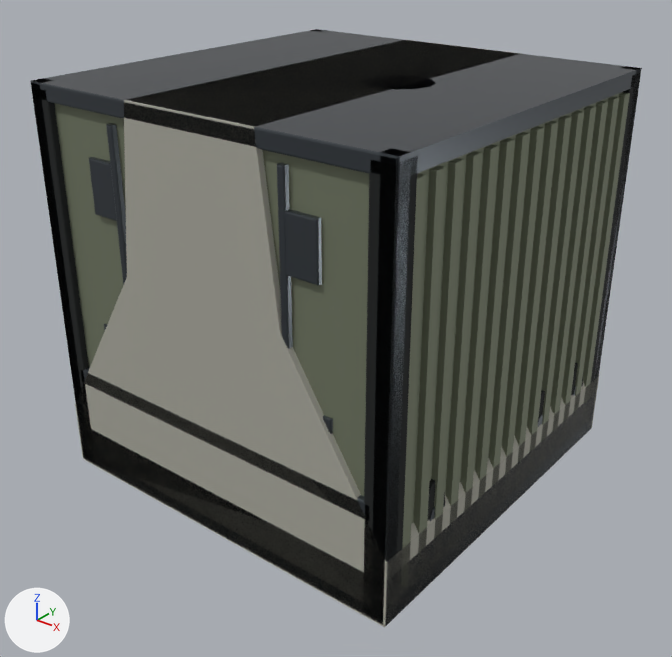
Before and after pictures for a commit that changed the glTF model apps/web/public/models/production/modular-kit.glb.
Rendered twice from a 50 mm camera at (1.345, -1.718, 0.908) aimed at (0.018, -0.06, -0.12). The axes (+X, +Y, +Z) are drawn at lower left. The lights are the same throughout. The older version comes first. Where no turn or scale is listed for an object, it has been applied to the vertices. Vertices at exactly the same position are counted once.

The first picture shows 'alloy.001', 'concrete', 'edge', 'edge.001', 'edge.002', 'edge.003', 'paint', 'rubber', 'rubber.001'.
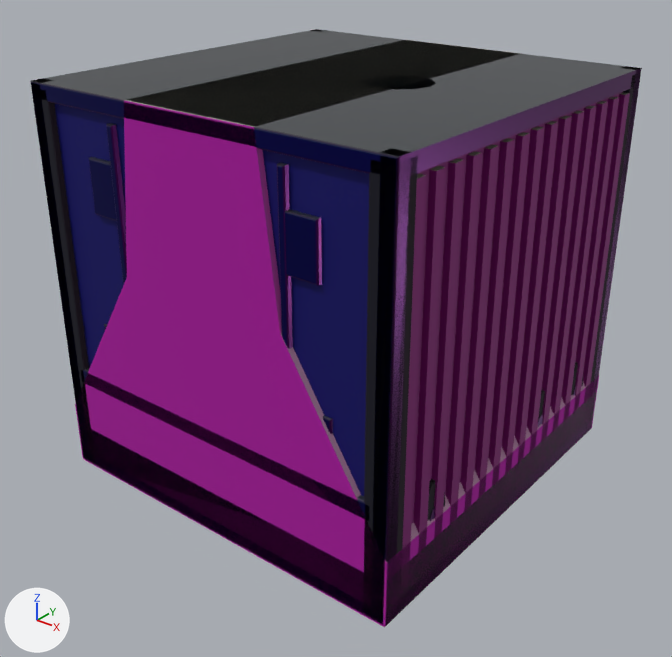
Pixel boxes [x1, y1, x2, y2] of what changed, in the pictures (672 x 657 px):
'paint', recoloured (darker): [54, 92, 630, 594] in both
'concrete', recoloured (darker): [75, 99, 599, 627] in both
'edge', recoloured: [36, 68, 642, 625] in both
'rubber', recoloured: [37, 73, 641, 621] in both
'alloy.001', recoloured: [79, 394, 596, 626] in both
'edge.001', recoloured: [89, 157, 322, 285] in both
'edge.002', recoloured: [81, 324, 576, 521] in both
'rubber.001', recoloured: [427, 362, 583, 521] in both

The change, as a list of edits to the scene's bpy script:
```text
Change mat_powder_coat:
    where n0 = _N.new('ShaderNodeBsdfPrincipled'); n0.name = 'Principled BSDF'
    remove n0.inputs[0].default_value = (0.191, 0.216, 0.147, 1.0)  # 'Base Color', greyish green #79806b
    add n2 = _N.new('ShaderNodeMix'); n2.name = 'Mix'
    add n2.data_type = 'RGBA'
    add n2.blend_type = 'MULTIPLY'
    add n2.inputs[0].default_value = 1.0  # 'Factor'
    add n2.inputs[7].default_value = (0.191, 0.216, 0.147, 1.0)  # 'B', greyish green #79806b
    add n3 = _N.new('ShaderNodeVertexColor'); n3.name = 'Color Attribute'
    add _L.new(n2.outputs[2], n0.inputs[0])  # 'Result' to 'Base Color'
    add _L.new(n3.outputs[0], n2.inputs[6])  # 'Color' to 'A'
Change mat_machined_steel:
    where n0 = _N.new('ShaderNodeBsdfPrincipled'); n0.name = 'Principled BSDF'
    remove n0.inputs[0].default_value = (0.0782, 0.0908, 0.105, 1.0)  # 'Base Color', dark grey #4f555b
    add n2 = _N.new('ShaderNodeMix'); n2.name = 'Mix'
    add n2.data_type = 'RGBA'
    add n2.blend_type = 'MULTIPLY'
    add n2.inputs[0].default_value = 1.0  # 'Factor'
    add n2.inputs[7].default_value = (0.0782, 0.0908, 0.105, 1.0)  # 'B', dark grey #4f555b
    add n3 = _N.new('ShaderNodeVertexColor'); n3.name = 'Color Attribute'
    add _L.new(n2.outputs[2], n0.inputs[0])  # 'Result' to 'Base Color'
    add _L.new(n3.outputs[0], n2.inputs[6])  # 'Color' to 'A'
Change mat_cast_concrete:
    where n0 = _N.new('ShaderNodeBsdfPrincipled'); n0.name = 'Principled BSDF'
    remove n0.inputs[0].default_value = (0.402, 0.397, 0.342, 1.0)  # 'Base Color', grey #aaa99e
    add n2 = _N.new('ShaderNodeMix'); n2.name = 'Mix'
    add n2.data_type = 'RGBA'
    add n2.blend_type = 'MULTIPLY'
    add n2.inputs[0].default_value = 1.0  # 'Factor'
    add n2.inputs[7].default_value = (0.402, 0.397, 0.342, 1.0)  # 'B', grey #aaa99e
    add n3 = _N.new('ShaderNodeVertexColor'); n3.name = 'Color Attribute'
    add _L.new(n2.outputs[2], n0.inputs[0])  # 'Result' to 'Base Color'
    add _L.new(n3.outputs[0], n2.inputs[6])  # 'Color' to 'A'
Change mat_rubber:
    where n0 = _N.new('ShaderNodeBsdfPrincipled'); n0.name = 'Principled BSDF'
    remove n0.inputs[0].default_value = (0.00651, 0.00857, 0.00857, 1.0)  # 'Base Color', black #131717
    add n2 = _N.new('ShaderNodeMix'); n2.name = 'Mix'
    add n2.data_type = 'RGBA'
    add n2.blend_type = 'MULTIPLY'
    add n2.inputs[0].default_value = 1.0  # 'Factor'
    add n2.inputs[7].default_value = (0.00651, 0.00857, 0.00857, 1.0)  # 'B', black #131717
    add n3 = _N.new('ShaderNodeVertexColor'); n3.name = 'Color Attribute'
    add _L.new(n2.outputs[2], n0.inputs[0])  # 'Result' to 'Base Color'
    add _L.new(n3.outputs[0], n2.inputs[6])  # 'Color' to 'A'
Change mat_phosphated_alloy:
    where n0 = _N.new('ShaderNodeBsdfPrincipled'); n0.name = 'Principled BSDF'
    remove n0.inputs[0].default_value = (0.0232, 0.0262, 0.0296, 1.0)  # 'Base Color', dark grey #2a2d30
    add n2 = _N.new('ShaderNodeMix'); n2.name = 'Mix'
    add n2.data_type = 'RGBA'
    add n2.blend_type = 'MULTIPLY'
    add n2.inputs[0].default_value = 1.0  # 'Factor'
    add n2.inputs[7].default_value = (0.0232, 0.0262, 0.0296, 1.0)  # 'B', dark grey #2a2d30
    add n3 = _N.new('ShaderNodeVertexColor'); n3.name = 'Color Attribute'
    add _L.new(n2.outputs[2], n0.inputs[0])  # 'Result' to 'Base Color'
    add _L.new(n3.outputs[0], n2.inputs[6])  # 'Color' to 'A'
Change me_mesh_0:
    where me_mesh_0.from_pydata(...)  # 264 vertices, 404 faces; spans x -0.5..0.5, y -0.485..0.485, z -0.48..0.48
    me_mesh_0 part 1: vertex colours changed
Change me_mesh_1:
    where me_mesh_1.from_pydata(...)  # 220 vertices, 440 faces; spans x -0.5..0.5, y -0.5..0.5, z -0.5..0.5
    me_mesh_1 part 2: vertex colours changed
Change me_mesh_2:
    where me_mesh_2.from_pydata(...)  # 16 vertices, 28 faces; spans x -0.5..0.5, y -0.5..0.5, z -0.5..0.5
    me_mesh_2 part 3: vertex colours changed
Change me_mesh_4:
    where me_mesh_4.from_pydata(...)  # 96 vertices, 176 faces; spans x -0.5..0.5, y -0.5..0.5, z -0.49..0.49
    me_mesh_4 part 4: vertex colours changed
Change me_mesh_5:
    where me_mesh_5.from_pydata(...)  # 96 vertices, 176 faces; spans x -0.48..0.48, y -0.498..0.48, z -0.389..0.355
    me_mesh_5 part 5: vertex colours changed
Change me_mesh_8:
    where me_mesh_8.from_pydata(...)  # 276 vertices, 524 faces; spans x -0.495..0.495, y -0.45..0.407, z -0.49..0.31
    me_mesh_8 part 6: vertex colours changed
Change me_mesh_9:
    where me_mesh_9.from_pydata(...)  # 300 vertices, 552 faces; spans x -0.498..0.498, y -0.5..0.452, z -0.424..0.309
    me_mesh_9 part 7: vertex colours changed
Change me_mesh_11:
    where me_mesh_11.from_pydata(...)  # 108 vertices, 204 faces; spans x -0.5..0.5, y -0.5..0.5, z -0.5..0.24
    me_mesh_11 part 8: vertex colours changed
```
